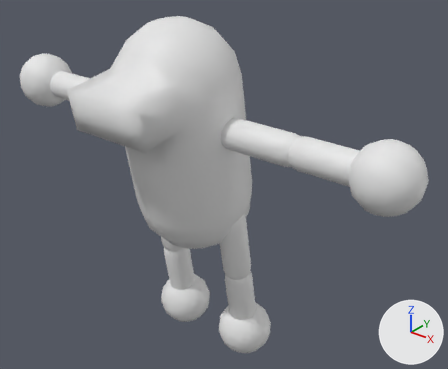
What one commit did to the glTF model models/giants/pill_giant/PillGiant.glb.
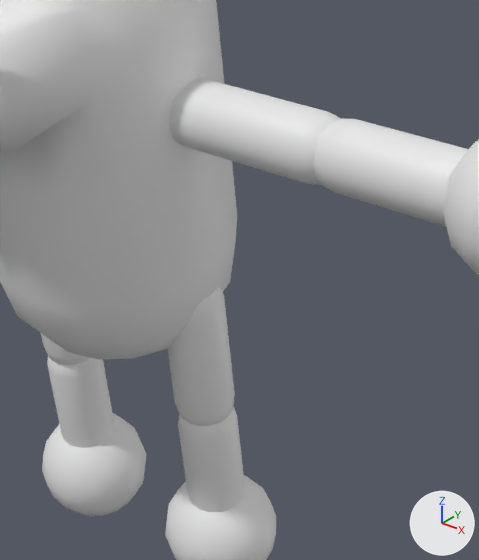
Each version is shown whole from a 50 mm camera at (6.35, -6.82, 3.61) aimed at (0.49, 0.5, -0.93), then close up on the part from 32% to 81% of the width and 22% to 93% of the height. The lights are fixed; the arrows at lower right show +X, +Y and +Z. The first two pictures are the older version.

The scene before the commit, as lines of its bpy script (objects in view):
```python
me_sphere_001 = bpy.data.meshes.new('Sphere.001')
me_sphere_001.from_pydata(...)  # 1798 vertices, 3544 faces; spans x -4.0..4.0, y -1.56..1.31, z -4.46..1.82
ob_sphere_002 = bpy.data.objects.new('Sphere.002', me_sphere_001)
ob_sphere_002.location = (0.0, 0.0, 0.0)
```
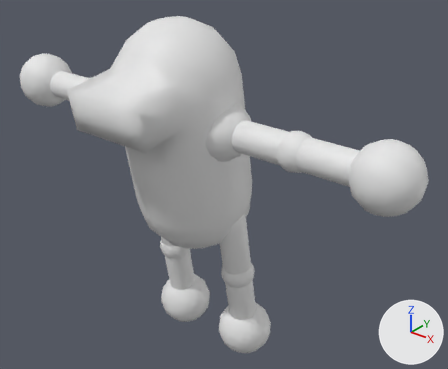
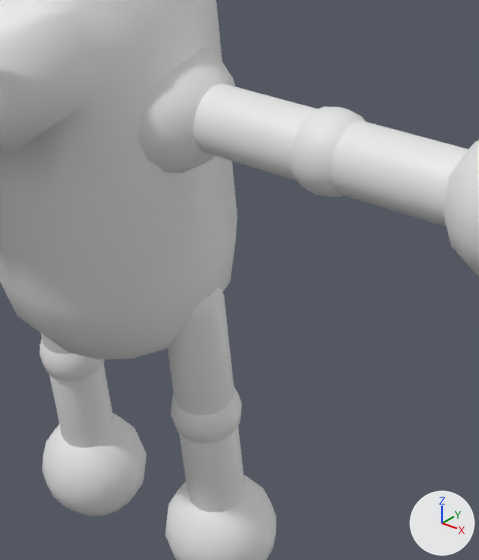
The change, as a list of edits to the scene's bpy script:
```text
Change me_sphere_001:
    used by ob_sphere_002; location = (0.0, 0.0, 0.0)
    remove me_sphere_001.from_pydata(...)  # 1798 vertices, 3544 faces; spans x -4.0..4.0, y -1.56..1.31, z -4.46..1.82
    add me_sphere_001.from_pydata(...)  # 2482 vertices, 4888 faces; spans x -4.0..4.0, y -1.56..1.31, z -4.46..1.82
    me_sphere_001 part 1: a new loose piece, a UV sphere (16 segments, 8 rings, poles along x) spanning x 1.83..2.42, y -0.21..0.38, z -0.07..0.52
    me_sphere_001 part 2: the loose piece of 114 vertices spanning x 0.25..1.25, y 0.32..1.31, z -4.46..-3.47 is copied, and the copy is scaled about its middle by 0.6, then moved by (0.0, -0.23, 1.35); it spans x 0.45..1.05, y 0.28..0.87, z -2.91..-2.31
    me_sphere_001 part 3: a new loose piece, a UV sphere (16 segments, 8 rings, poles along x) spanning x 0.25..1.25, y -0.4..0.58, z -0.27..0.72
    me_sphere_001 part 4: the loose piece of 114 vertices spanning x -1.25..-0.25, y 0.32..1.31, z -4.46..-3.47 is copied, and the copy is scaled about its middle by 0.6, then moved by (0.0, -0.23, 1.35); it spans x -1.05..-0.45, y 0.28..0.87, z -2.91..-2.31
    other edits to the shape of me_sphere_001 do not show in these pictures
```

Boxes [x1, y1, x2, y2] around the edits, measured in the close-ups (479 x 560 px):
part 1 of me_sphere_001, added: after [291, 106, 366, 197]
part 2 of me_sphere_001, added: after [170, 387, 242, 444]
part 3 of me_sphere_001, added: after [137, 49, 235, 173]
part 4 of me_sphere_001, added: after [40, 339, 104, 381]
